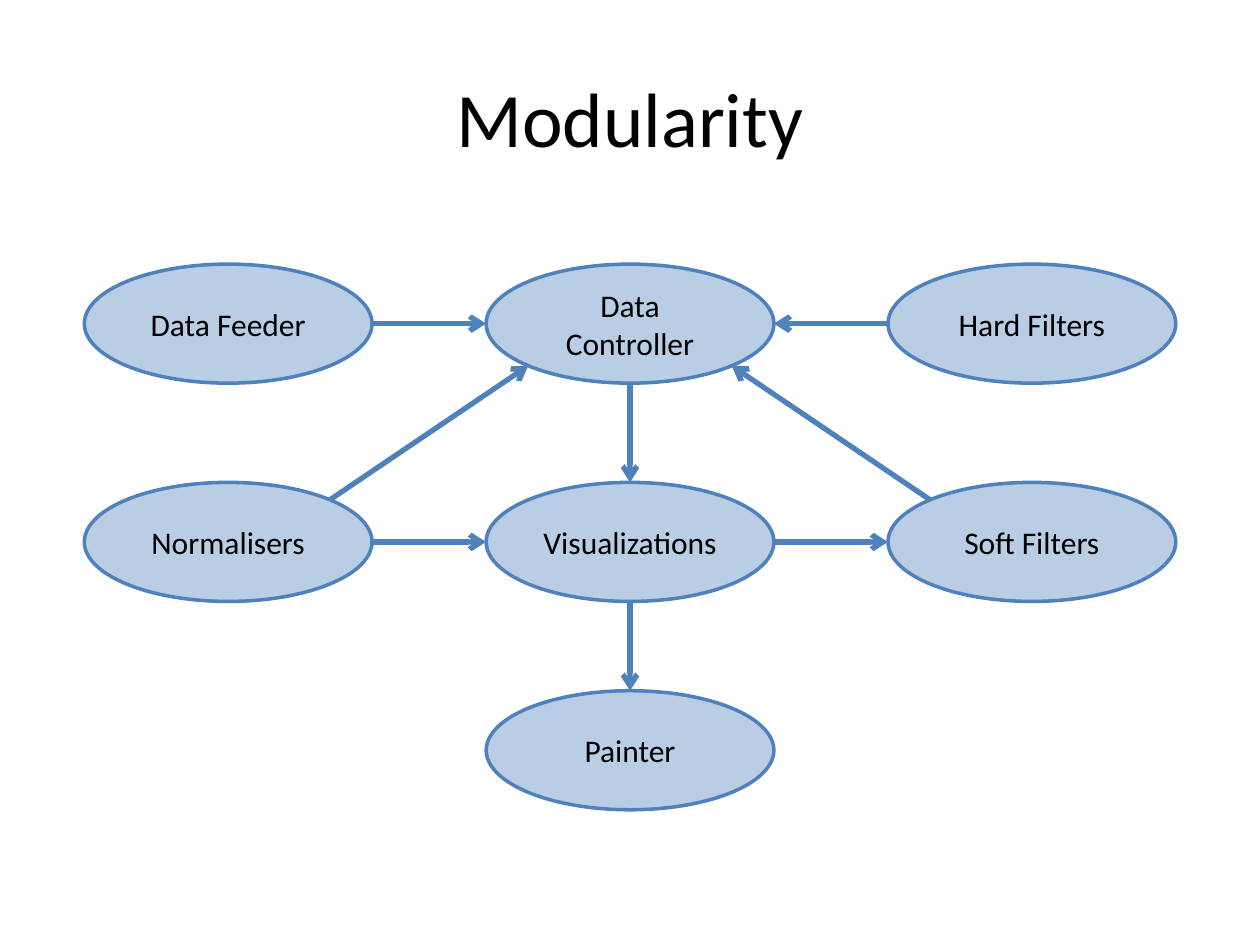
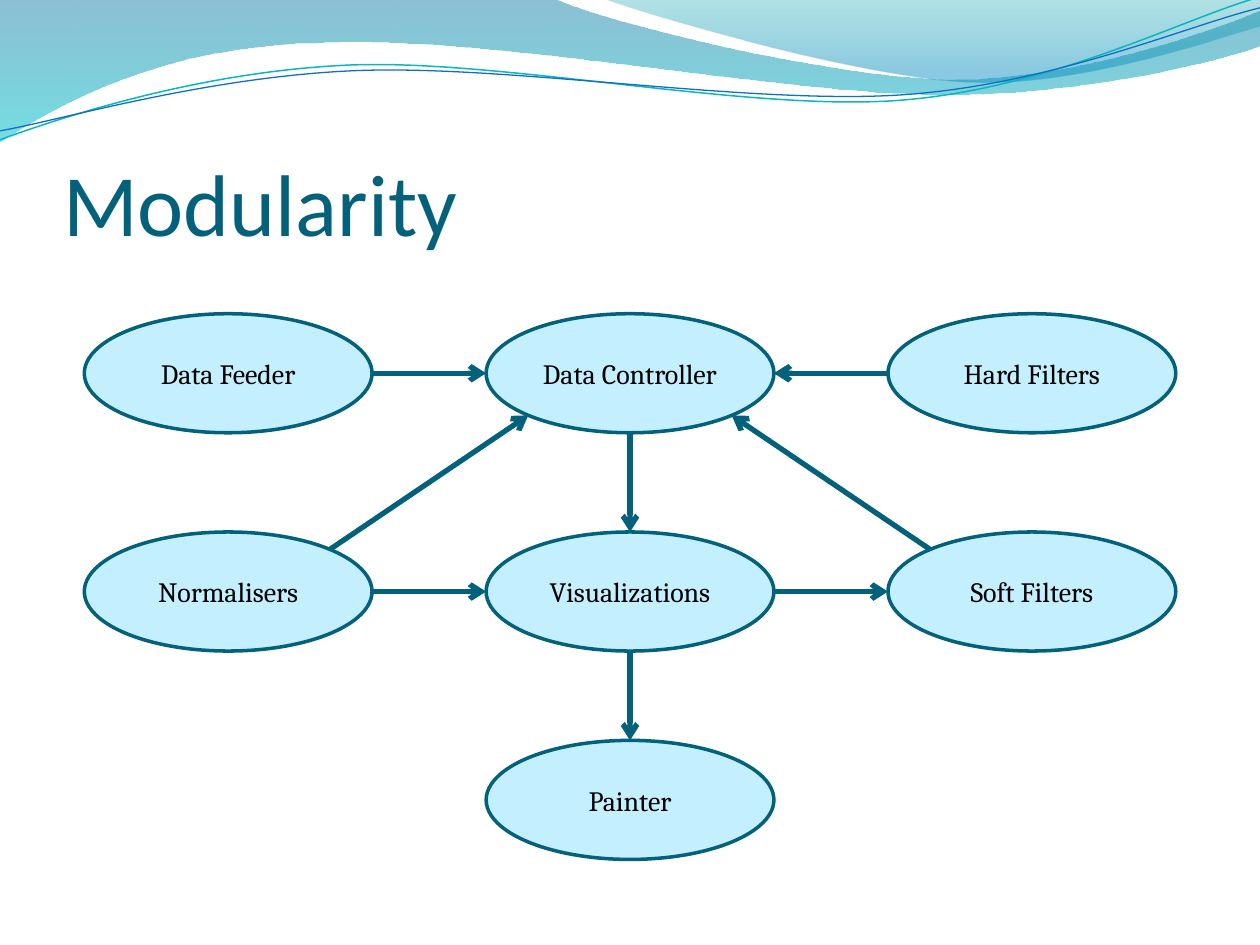
Before and after one commit to ryft/NetVis, a slide deck: slide 11 of conference/NetVisPresentation.pptx. Drawn at 1260x945 pixels with LibreOffice and Linux fonts; fonts in the diff are those of the drawing; background and template pictures are left out. Boxes give left, top, right and bottom in pixels: in the first picture for what was removed or moved away, otherwise in the second. Text is boxed around its words. In the diff, an @@ line names an element or a change of style, - is before the commit and + after.

```diff
--- a/conference/NetVisPresentation.pptx
+++ b/conference/NetVisPresentation.pptx
@@ freeform shape added at (0, 0, 1260, 142), fill gradient #0074A1 to #00C6CF @@
@@ freeform shape added at (0, 0, 1260, 147), outline #0AB8BF 0.85 pt @@
@@ freeform shape added at (0, 8, 1260, 141), outline #0F6FC6 0.75 pt @@
@@ freeform shape added at (604, 0, 1260, 87), fill gradient #00A1A9 to #008BBF @@
@@ title "Modularity": place and size @@
-title "Modularity" at (456, 93, 803, 160)
+title "Modularity" at (63, 175, 457, 250)
@@ title "Modularity" at (63, 175, 457, 250): size 44 to 50 pt, text colour #000000 to #04617B; alignment centre to left; vertical alignment middle to bottom @@
@@ arrow (372, 373) - (486, 373): stroke #4F81BD 3 pt to #04617B 3 pt @@
@@ arrow (888, 373) - (774, 373): stroke #4F81BD 3 pt to #04617B 3 pt @@
@@ arrow (330, 549) - (528, 416): stroke #4F81BD 3 pt to #04617B 3 pt @@
@@ arrow (930, 549) - (732, 416): stroke #4F81BD 3 pt to #04617B 3 pt @@
@@ 8 arrows, 7 ellipses: place and size @@
-8 arrows, 7 ellipses at (84, 265, 1176, 809)
+8 arrows, 7 ellipses at (84, 314, 1176, 859)
@@ arrow (630, 433) - (630, 532): stroke #4F81BD 3 pt to #04617B 3 pt @@
@@ arrow (372, 591) - (486, 591): stroke #4F81BD 3 pt to #04617B 3 pt @@
@@ arrow (774, 591) - (888, 591): stroke #4F81BD 3 pt to #04617B 3 pt @@
@@ arrow (630, 651) - (630, 741): stroke #4F81BD 3 pt to #04617B 3 pt @@
@@ size 18 to 16 pt, font Calibri to Cambria; fill #B9CDE5 to #C4EFFF; outline #4F81BD 2 pt to #04617B 2 pt in 7 elements at (84, 314, 372, 432), (888, 314, 1176, 432), (84, 532, 372, 650), (486, 314, 774, 432), (486, 532, 774, 650), (888, 532, 1176, 650), (486, 741, 774, 859) @@
```
Also in this commit, not shown: 3 other slides changed, 7 slides added, 7 slides removed, 2 other files.
